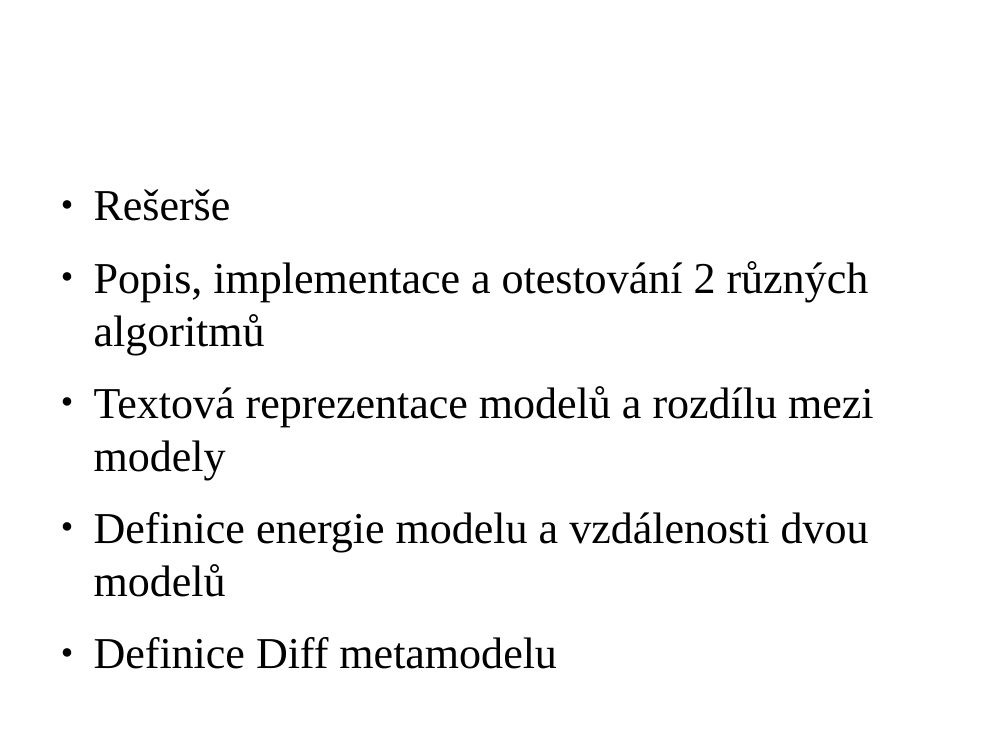
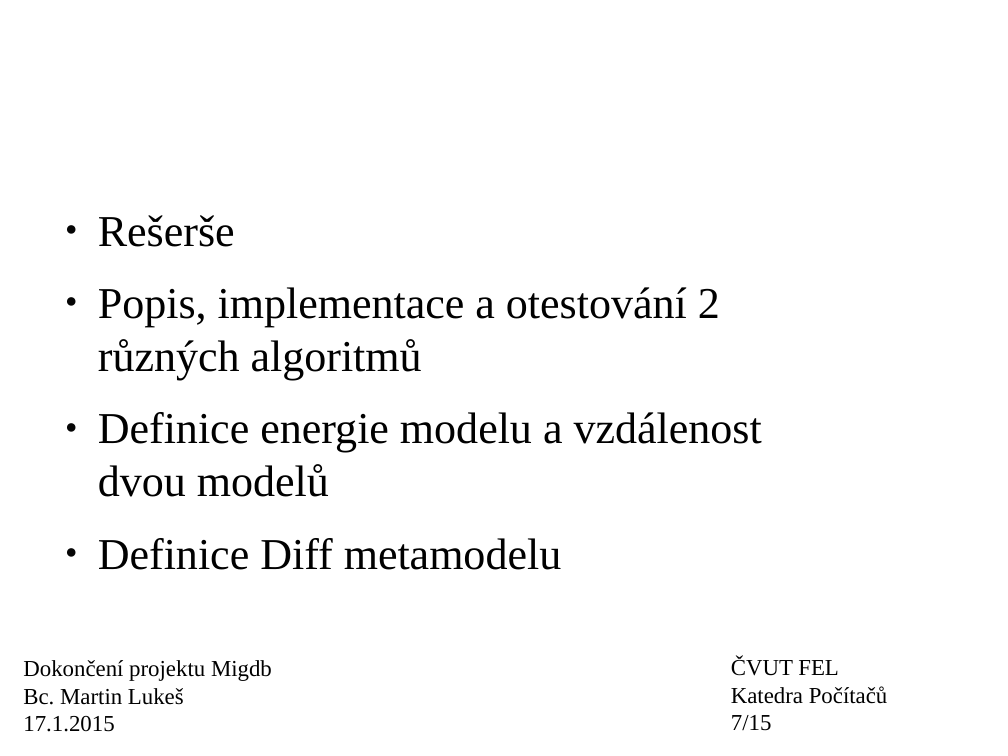
Before and after one commit to wox2/migrace_databaze, a slide deck: slide 7 of diplomka/prezentace.odp. Drawn at 1008x756 pixels with LibreOffice and Linux fonts; fonts in the diff are those of the drawing; background and template pictures are left out. Boxes give left, top, right and bottom in pixels: in the first picture for what was removed or moved away, otherwise in the second. Text is boxed around its words. In the diff, an @@ line names an element or a change of style, - is before the commit and + after.

```diff
--- a/diplomka/prezentace.odp
+++ b/diplomka/prezentace.odp
@@ text "Rešerše": place and size @@
-text "Rešerše" at (94,189,873,669)
+text "Rešerše" at (98,215,762,570)
@@ text at (98,215,720,570): bullet colour #000000 to #050505 @@
@@ text at (98,412,762,497): text changed @@
-● Textová reprezentace modelů a rozdílu mezi modely
-● Definice energie modelu a vzdálenosti dvou modelů
+● Definice energie modelu a vzdálenost dvou modelů
@@ text added at (731,658,888,731), 18 pt, text #000000 @@
+ČVUT FEL
+Katedra Počítačů
+7/15
@@ text added at (23,660,272,732), 18 pt, text #000000 @@
+Dokončení projektu Migdb
+Bc. Martin Lukeš
+17.1.2015
```
Also in this commit, not shown: 7 other slides changed, 7 slides added, 2 other files.
